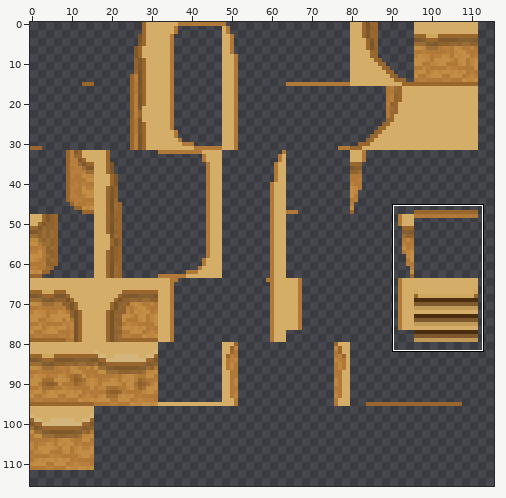
Two versions of one sprite sheet, zeldalike/dialogue_test/lower_walls.png. Above, an overview of the earlier version with the close-up marked.
Close-up. Before the commit:
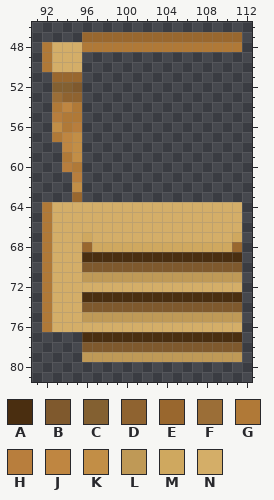
The file is 128x128 pixels. Colours within 5 levels of each other are drawn and written as one. Shown: x 91..112, y 46..81. The wide view leaves out empty margins. The commit also changed other parts of the picture, which this record leaves out.
Palette (. is transparent): A #4a2e10  B #7f592d  C #836031  D #8f6330  E #99672e  F #9b6e37  G #b07937  H #b87e3d  J #bf8641  K #c28e46  L #bf9956  M #cfa85f  N #d4ae68
Pixels before, first column x 92:
47 ....EEEEEEEEEEEEEEEE
48 GNNNGGGGGGGGGGGGGGGG
49 GNNN................
50 GNNN................
51 .EEE................
52 .CCB................
53 .FDD................
54 .GJG................
55 .HGG................
56 .KGH................
57 .GJK................
58 ..JK................
59 ..GK................
60 ..HG................
61 ...H................
62 ...K................
63 ...E................
64 GNNNNNNNNNNNNNNNNNNN
65 GNNNNNNNNNNNNNNNNNNN
66 GNNNNNNNNNNNNNNNNNNN
67 GNNNMNNNNNNNNNNNNNNM
68 GNNNEMMMMMMMMMMMMMME
69 GNNNAAAAAAAAAAAAAAAA
70 GNNNBBBBBBBBBBBBBBBB
71 GNNNLLLLLLLLLLLLLLLL
72 GNNNNNNNNNNNNNNNNNNN
73 GNNNAAAAAAAAAAAAAAAA
74 GNNNBBBBBBBBBBBBBBBB
75 GNNNLLLLLLLLLLLLLLLL
76 GNNNNNNNNNNNNNNNNNNN
77 ....AAAAAAAAAAAAAAAA
78 ....BBBBBBBBBBBBBBBB
79 ....LLLLLLLLLLLLLLLL
New version:
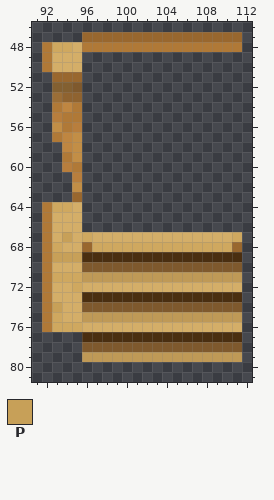
Colours new in this view: P #c7a058
Difference:
{"y":48,"x":93,"old":"NN","new":"MM"}
{"y":64,"x":93,"old":"NN","new":"MM"}
{"y":64,"x":96,"old":"NNNNNNNNNNNNNNNN","new":"................"}
{"y":65,"x":96,"old":"NNNNNNNNNNNNNNNN","new":"................"}
{"y":66,"x":96,"old":"NNNNNNNNNNNNNNNN","new":"................"}
{"y":67,"x":94,"old":"N","new":"P"}
{"y":68,"x":93,"old":"N","new":"M"}
{"y":69,"x":93,"old":"NNN","new":"PPP"}
{"y":71,"x":93,"old":"NNN","new":"MMM"}
{"y":72,"x":95,"old":"N","new":"M"}
{"y":74,"x":93,"old":"N","new":"P"}
{"y":75,"x":93,"old":"N","new":"M"}
{"y":76,"x":93,"old":"NNN","new":"MMM"}
{"label":"changed","picture_box":[52,42,72,52]}
{"label":"changed","picture_box":[52,202,242,332]}
